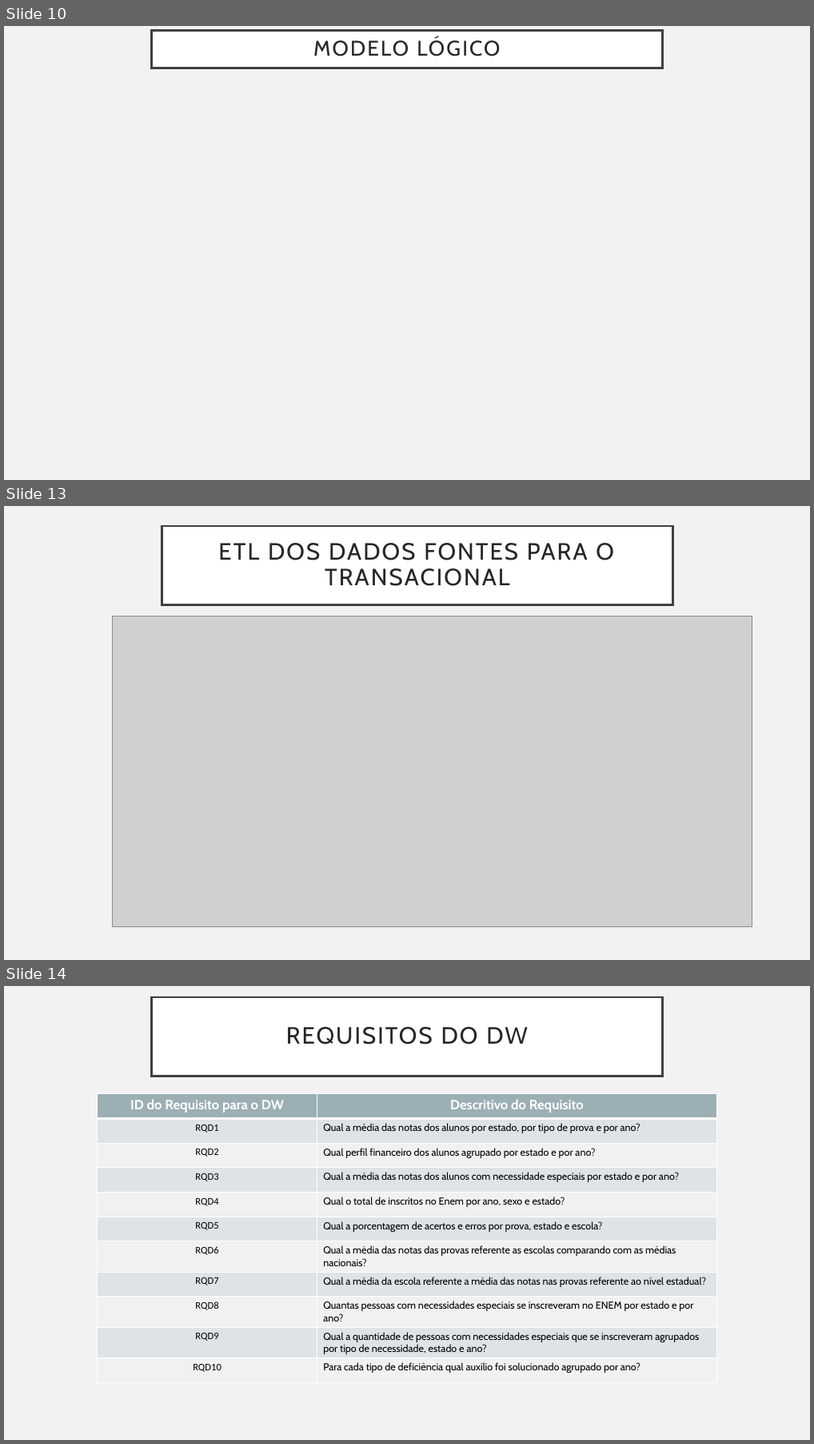
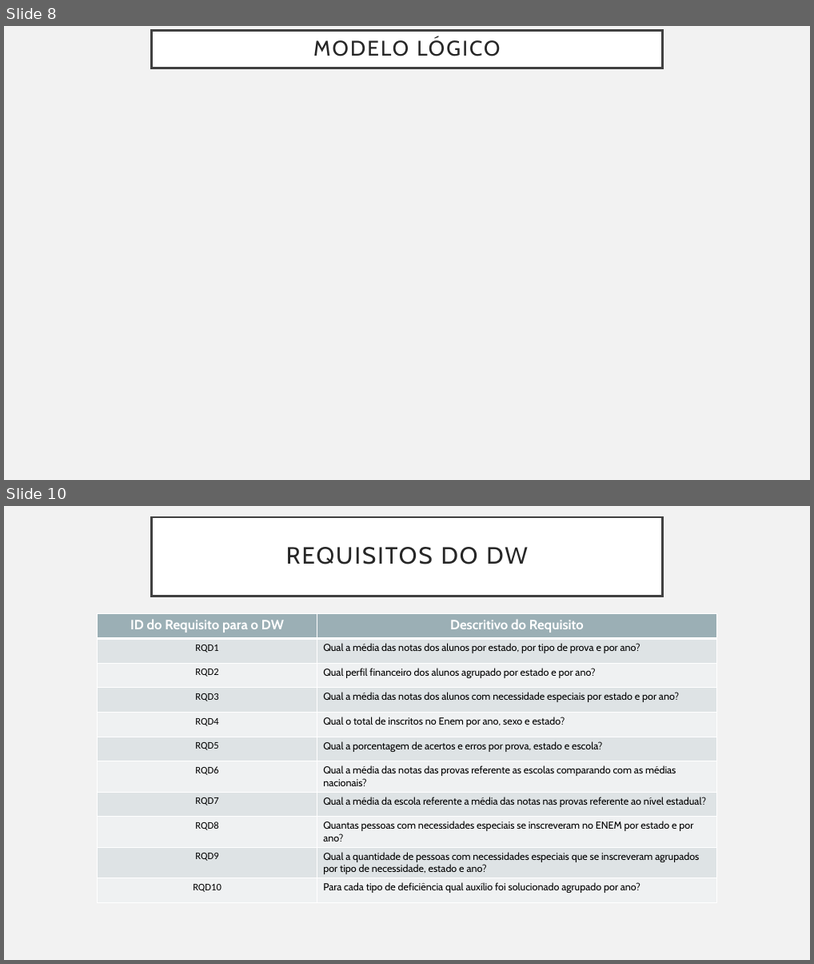
Before and after one commit to martins9/repositoriomonografia, a slide deck: Apresentação_Monografia.pptx. Shown one above the other, each under a label of ours: slides 10, 13 and 14 before the commit, slides 8 and 10 after it; the slides between them are not shown. The pictures are 814x1444 and 814x964 pixels, drawn with LibreOffice and Linux fonts; fonts in the diff are those of the drawing; grey boxes stand for pictures; background and template pictures are left out. Boxes give left, top, right and bottom in pixels: in the first picture for what was removed or moved away, otherwise in the second. Text is boxed around its words. In the diff, an @@ line names an element or a change of style, - is before the commit and + after.

```diff
--- a/Apresentação_Monografia.pptx
+++ b/Apresentação_Monografia.pptx
@@ slide 13 removed at [4, 506, 810, 960], background #F2F2F2 @@
@@ title removed at [162, 526, 673, 604] @@
-ETL DOS DADOS FONTES PARA O TRANSACIONAL
@@ picture removed at [112, 616, 752, 927] @@
@@ what was slide 10 is now slide 8 @@
@@ what was slide 14 is now slide 10 @@
```
Also in this commit, not shown: 11 slides changed, 1 slide added, 4 other slides removed, 1 other file.
